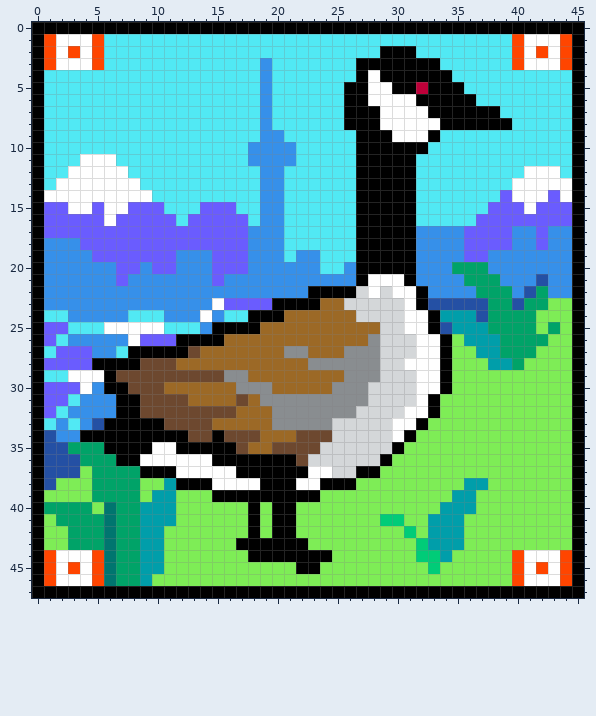
A pixel-art sprite gets an edit: outputs/goose2.full.png. Above: the version before the commit.
The file is 46x48 pixels.
Once edited:
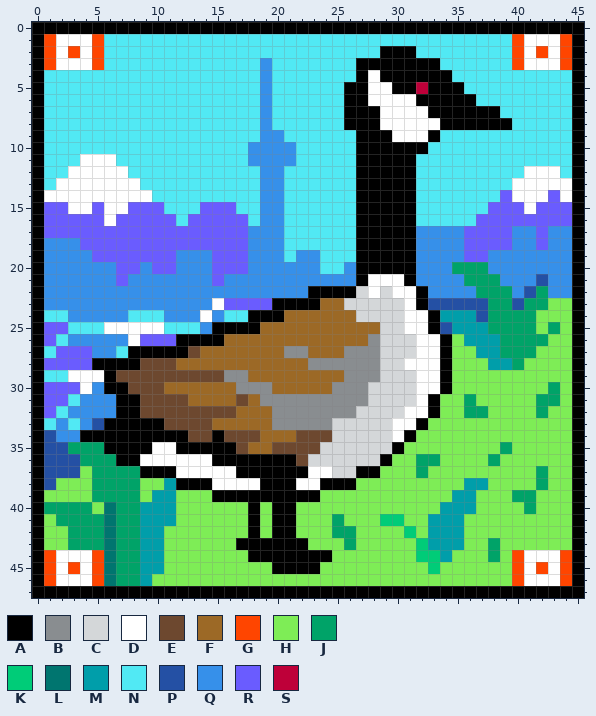
Palette (. is transparent): A #000000  B #898d90  C #d4d7d9  D #ffffff  E #6d482f  F #9c6926  G #ff4500  H #7eed56  J #00a368  K #00cc78  L #00756f  M #009eaa  N #51e9f4  P #2450a4  Q #3690ea  R #6a5cff  S #be0039
Author's note on the commit: Removed scotland + updated goose
From old to new:
@@ x 18..45 @@
 29 FFFFFFFFBBBCCCDDAHHHHHHHHHHA
-30 BBFFFFFBBBCCCCDDAHHHHHHHHHHA
-31 FBBBBBBBBBCCCCDAHHHHHHHHHHHA
-32 FFBBBBBBBCCCCDDAHHHHHHHHHHHA
+30 BBFFFFFBBBCCCCDDAHHHHHHHHJHA
+31 FBBBBBBBBBCCCCDAHHJHHHHHJJHA
+32 FFBBBBBBBCCCCDDAHHJJHHHHJHHA
 33 FFBBBBBCCCCCDDAHHHHHHHHHHHHA
 34 EFFFEEECCCCCDAHHHHHHHHHHHHHA
-35 FFEEEECCCCCCAHHHHHHHHHHHHHHA
-36 AAAAECCCCCCAHHHHHHHHHHHHHHHA
-37 AAAAADDCCAAHHHHHHHHHHHHHHHHA
-38 DAAADDAAAHHHHHHHHHMMHHHHHHHA
-39 AAAAAAHHHHHHHHHHHMMHHHHHHHHA
-40 AHAAHHHHHHHHHHHHMMMHHHHHHHHA
-41 AHAAHHHHHHHKKHHMMMHHHHHHHHHA
-42 AHAAHHHHHHHHHKHMMMHHHHHHHHHA
-43 AAAAAHHHHHHHHHKMMMHHHHHHHHHA
-44 AAAAAAAHHHHHHHKKMHHHHHGDDDGA
-45 HHHHAAHHHHHHHHHKHHHHHHGDGDGA
+35 FFEEEECCCCCCAHHHHHHHHJHHHHHA
+36 AAAAECCCCCCAHHJJHHHHJHHHHHHA
+37 AAAAADDCCAAHHHJHHHHHHHHHJHHA
+38 DAAADDAAAHHHHHHHHHMMHHHHJHHA
+39 AAAAAAHHHHHHHHHHHMMHHHJJHHHA
+40 AHAAHHHHHHHHHHHHMMMHHHHJHHHA
+41 AHAAHHHJHHHKKHHMMMHHHHHHHHHA
+42 AHAAHHHJJHHHHKHMMMHHHHHHHHHA
+43 AAAAAHHHJHHHHHKMMMHHJHHHHHHA
+44 AAAAAAAHHHHHHHKKMHHHJHGDDDGA
+45 HHAAAAHHHHHHHHHKHHHHHHGDGDGA
 46 HHHHHHHHHHHHHHHHHHHHHHGDDDGA
Changed places in both pictures, as pixel boxes (x1, y1, x2, y2):
changed: (416, 382, 560, 562)
changed: (272, 514, 356, 574)
